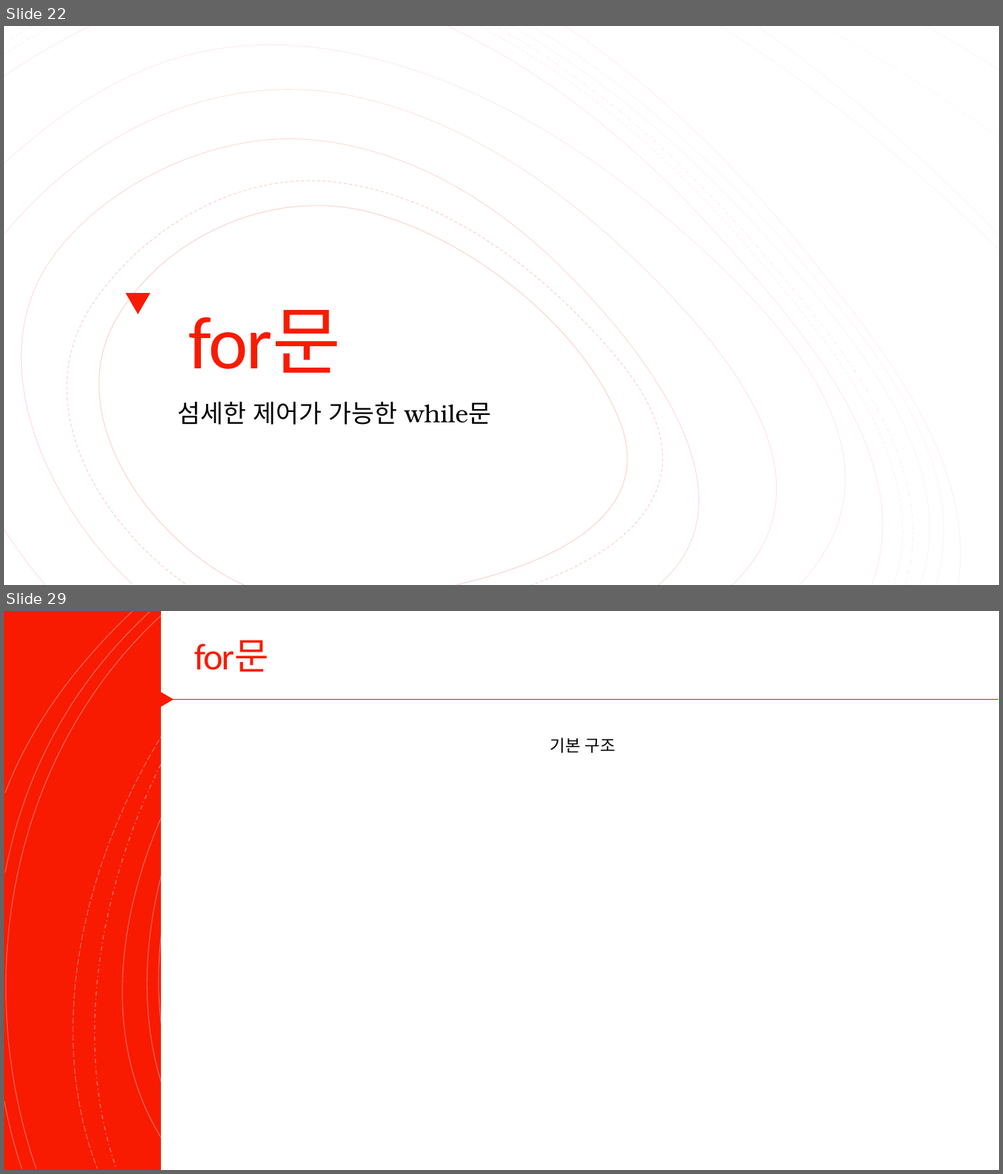
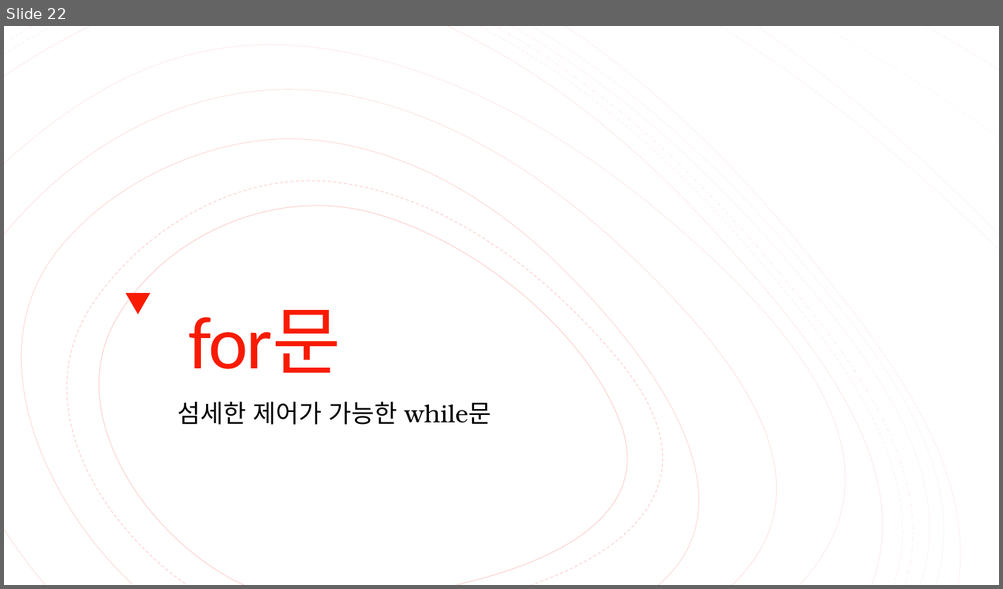
Before and after one commit to Valentine117/python_basic_class, a slide deck: 03장 프로그램의 구조를 쌓는다_제어문.pptx. Shown one above the other, each under a label of ours: slides 22 and 29 before the commit, slide 22 after it; the slides between them are not shown. The pictures are 1003x1174 and 1003x589 pixels, drawn with LibreOffice and Linux fonts; fonts in the diff are those of the drawing. Boxes give left, top, right and bottom in pixels: in the first picture for what was removed or moved away, otherwise in the second. Text is boxed around its words. In the diff, an @@ line names an element or a change of style, - is before the commit and + after.

```diff
--- a/03장 프로그램의 구조를 쌓는다_제어문.pptx
+++ b/03장 프로그램의 구조를 쌓는다_제어문.pptx
@@ slide 29 removed at [4, 611, 999, 1170], background #FFFFFF @@
@@ rectangle removed at [4, 611, 999, 1170] @@
@@ group removed at [4, 611, 997, 1170]: 16 freeform shapes @@
@@ group removed at [4, 611, 997, 1170]: 16 freeform shapes @@
@@ rectangle removed at [161, 611, 999, 1170] @@
@@ title removed at [194, 640, 269, 672] @@
-for문
@@ triangle removed at [153, 686, 173, 712] @@
@@ line removed from (173, 699) to (999, 699) @@
@@ text removed at [550, 738, 615, 753] @@
-기본 구조
```
Also in this commit, not shown: 6 slides changed, 2 slides added, 1 other slide removed.
